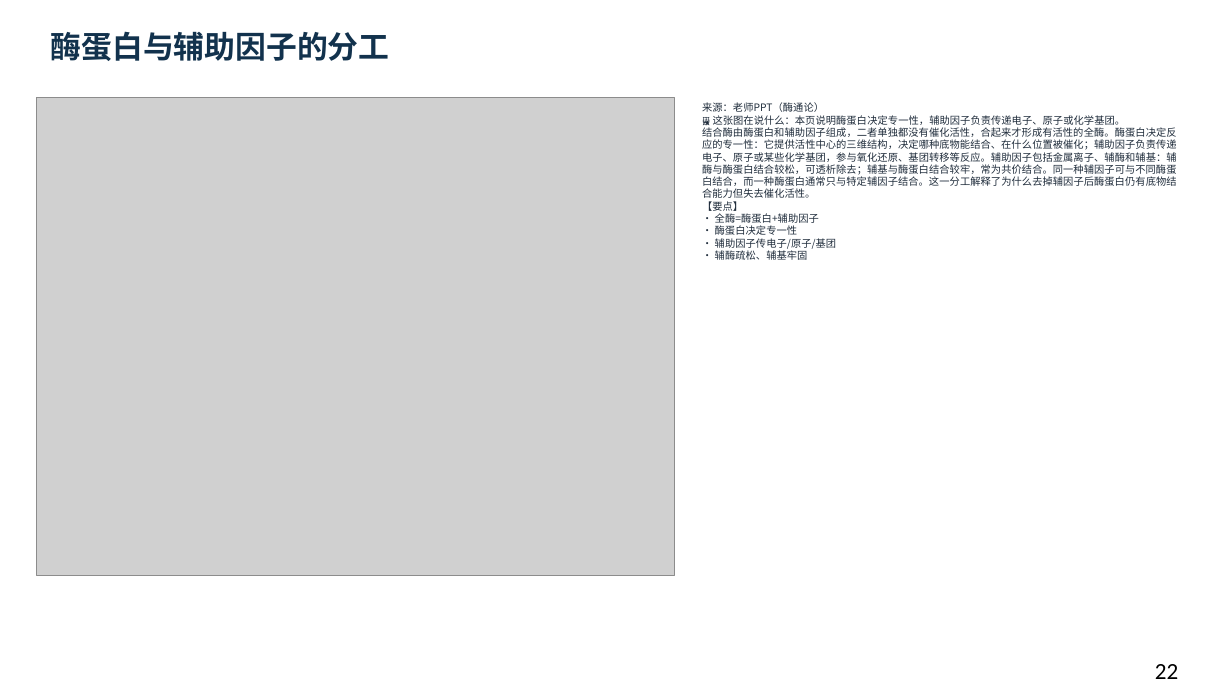
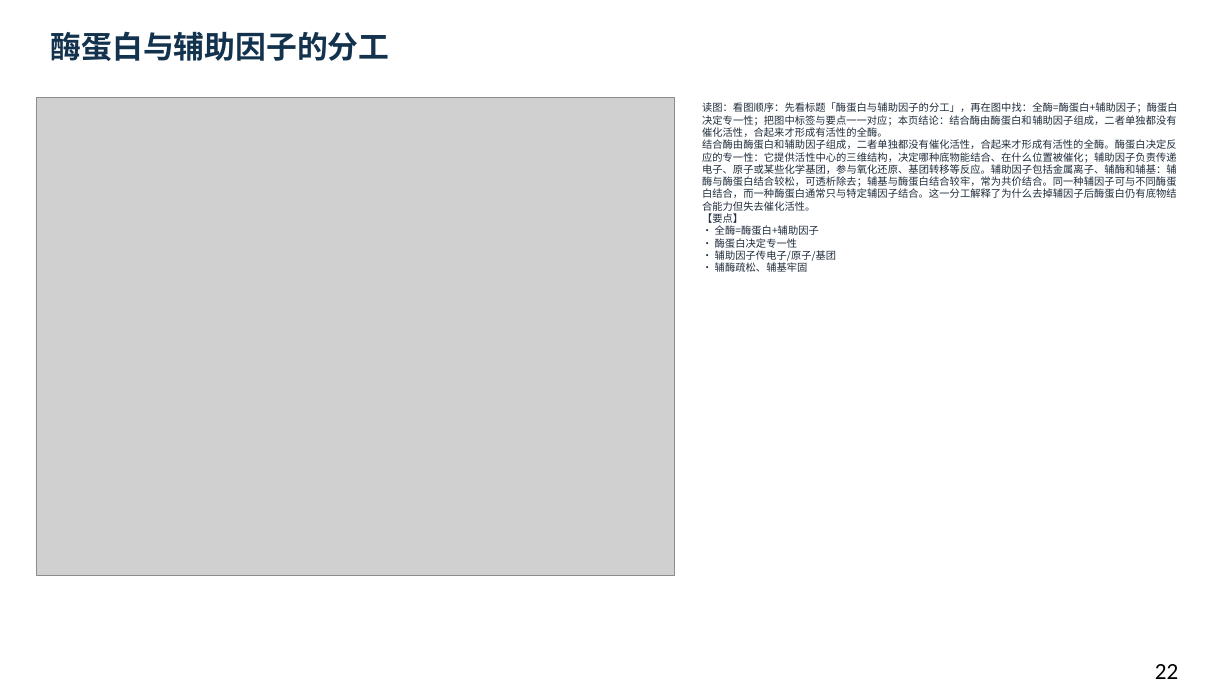
Before and after one commit to newkan-li/Biochemistry, a slide deck: slide 22 of downloads/bc06-ai-style.pptx. Drawn at 1232x693 pixels with LibreOffice and Linux fonts; fonts in the diff are those of the drawing; grey boxes stand for pictures. Boxes give left, top, right and bottom in pixels: in the first picture for what was removed or moved away, otherwise in the second. Text is boxed around its words. In the diff, an @@ line names an element or a change of style, - is before the commit and + after.

```diff
--- a/downloads/bc06-ai-style.pptx
+++ b/downloads/bc06-ai-style.pptx
@@ text at [702,102,1178,272]: text changed @@
-来源：老师PPT（酶通论）
-🖼 这张图在说什么：本页说明酶蛋白决定专一性，辅助因子负责传递电子、原子或化学基团。
-结合酶由酶蛋白和辅助因子组成，二者单独都没有催化活性，合起来才形成有活性的全酶。酶蛋白决定反应的专一性：它提供活性中心的三维结构，决定哪种底物能结合、在什么位置被催化；辅助因子负责传递电子、原子或某些化学基团，参与氧化还原、基团转移等反应。辅助因子包括金属离子、辅酶和辅基：辅酶与酶蛋白结合较松，可透析除去；辅基与酶蛋白结合较牢，常为共价结合。同一种辅因子可与不同酶蛋白结合，而一种酶蛋白通常只与特定辅因子结合。这一分工解释了为什么去掉辅因子后酶蛋白仍有底物结合能力但失去催化活性。
-【要点】
-• 全酶=酶蛋白+辅助因子
-• 酶蛋白决定专一性
-• 辅助因子传电子/原子/基团
-• 辅酶疏松、辅基牢固
+读图：看图顺序：先看标题「酶蛋白与辅助因子的分工」，再在图中找：全酶=酶蛋白+辅助因子；酶蛋白决定专一性；把图中标签与要点一一对应；本页结论：结合酶由酶蛋白和辅助因子组成，二者单独都没有催化活性，合起来才形成有活性的全酶。
+结合酶由酶蛋白和辅助因子组成，二者单独都没有催化活性，合起来才形成有活性的全酶。酶蛋白决定反应的专一性：它提供活性中心的三维结构，决定哪种底物能结合、在什么位置被催化；辅助因子负责传递电子、原子或某些化学基团，参与氧化还原、基团转移等反应。辅助因子包括金属离子、辅酶和辅基：辅酶与酶蛋白结合较松，可透析除去；辅基与酶蛋白结合较牢，常为共价结合。同一种辅因子可与不同酶蛋白结合，而一种酶蛋白通常只与特定辅因子结合。这一分工解释了为什么去掉辅因子后酶蛋白仍有底物结合能力但失去催化活性。
+【要点】
+• 全酶=酶蛋白+辅助因子
+• 酶蛋白决定专一性
+• 辅助因子传电子/原子/基团
+• 辅酶疏松、辅基牢固
```
Also in this commit, not shown: 151 other slides changed, 5 other files.
